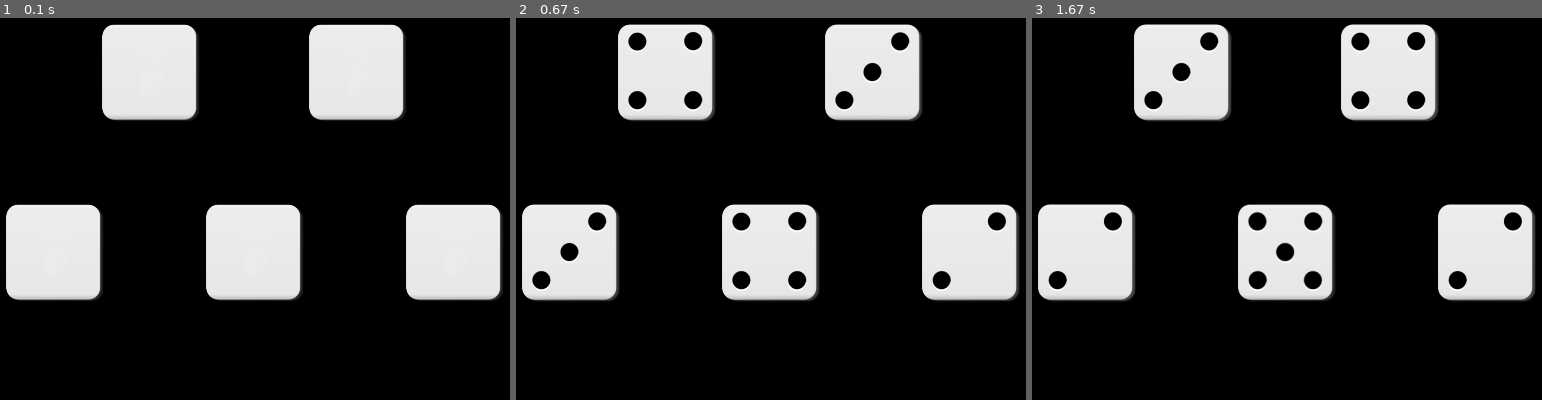
Above: before the commit, frames 1-3 (left to right).
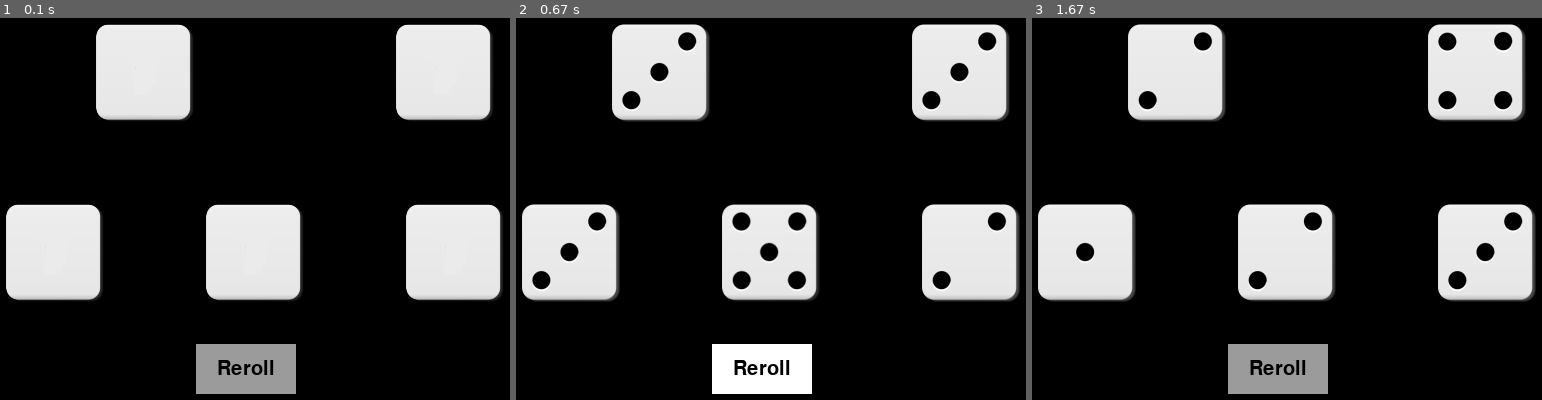
Above: after the commit, the same moments.

Repository: davidercool/pygame-leikir
Game: pygame game, started from dice.py
Same seed, same stepped clock (60 frames per second), same inputs: the game is played once before the commit and once after it.
Inputs (mouse positions are in pixels of both pictures, inside the frame that each line leads up to):
- Up to frame 1 (0.1 s): no input
- Up to frame 2 (0.67 s): click (760, 369) at 0.38 s, where only the run after the commit has a clickable "Reroll"
- Up to frame 3 (1.67 s): click (1358, 186) at 0.72 s

The runs differ from the first frame. In frame 1, 12% of the frame differs, in the area x 18-97%, y 1-99%; in frame 2, 12%; in frame 3, 13%, in the area x 3-97%, y 1-99%.

Commit message:
Kláraði example forrit

Diff:
--- a/dice.py
+++ b/dice.py
@@ -4,13 +4,15 @@
 
 pygame.init()
 
+whiter = (255, 255, 255)
+white = (155, 155, 155)
 black = (0, 0, 0)
 
 display_width = 800
 display_height = 600
 
 dice = ["Images/sd0.png","Images/sd1.png","Images/sd2.png","Images/sd3.png","Images/sd4.png","Images/sd5.png","Images/sd6.png"]
-dx = [display_width*0.32,display_width*0.58,display_width*0.2,display_width*0.45,display_width*0.7]
+dx = [display_width/2-150,display_width/2+150,display_width*0.2,display_width*0.45,display_width*0.7]
 dy = [display_height*0.3,display_height*0.3,display_height*0.6,display_height*0.6,display_height*0.6]
 listofdie = []
 
@@ -22,6 +24,25 @@
 
 dices = pygame.image.load(dice[0])
 
+def button(msg,x,y,w,h,i,a,action=None):
+    mouse = pygame.mouse.get_pos()
+    click = pygame.mouse.get_pressed()
+
+    if x + w > mouse[0] > x and y + h > mouse[1] > y:
+        pygame.draw.rect(gameDisplay, a, (x, y, w, h))
+        if click[0] == 1 and action != None:
+            action()
+    else:
+        pygame.draw.rect(gameDisplay, i, (x, y, w, h))
+
+    smallText = pygame.font.Font("freesansbold.ttf", 20)
+    textSurf, textRect = text_object(msg, smallText)
+    textRect.center = ((x + (w / 2), (y + (h / 2))))
+    gameDisplay.blit(textSurf, textRect)
+
+def text_object(text, font):
+    textSurf = font.render(text, True, black)
+    return textSurf, textSurf.get_rect()
 
 def die(x,y):
     gameDisplay.blit(dices,(x,y))
@@ -54,6 +75,7 @@
         if z > 0 and c == 0:
             reroll()
             c+=1
+        button("Reroll", (display_width/2-50), 500, 100, 50, white, whiter, reroll)
         pygame.display.update()
         clock.tick(60)
 
--- a/testgame.py
+++ b/testgame.py
@@ -22,25 +22,50 @@
 
 man = pygame.image.load('guy.png')
 
+def button(msg,x,y,w,h,i,a,action=None):
+    mouse = pygame.mouse.get_pos()
+    click = pygame.mouse.get_pressed()
+
+    if x + w > mouse[0] > x and y + h > mouse[1] > y:
+        pygame.draw.rect(gameDisplay, a, (x, y, w, h))
+        if click[0] == 1 and action != None:
+            action()
+    else:
+        pygame.draw.rect(gameDisplay, i, (x, y, w, h))
+
+    smallText = pygame.font.Font("freesansbold.ttf", 20)
+    textSurf, textRect = text_object(msg, smallText)
+    textRect.center = ((x + (w / 2), (y + (h / 2))))
+    gameDisplay.blit(textSurf, textRect)
+
 def dodged(count):
     font = pygame.font.SysFont(None, 25)
     text = font.render("Dodged: "+str(count), True, black)
     gameDisplay.blit(text,(0,0))
 
 def candy(candyx,candyy,candyw,candyh,color):
-    pygame.draw.rect(gameDisplay, color, [candyx,candyy,candyw,candyh])
+    rect = pygame.Rect(200,200,100,100)
+    pygame.draw.rect(gameDisplay, color, rect)
 
 def guy(x,y):
     gameDisplay.blit(man,(x,y))
 
+def text_object(text, font):
+    textSurf = font.render(text, True, black)
+    return textSurf, textSurf.get_rect()
 
 def message_display(text):
-    font = pygame.font.SysFont('sysfont.ttf', 115)
-    gameDisplay.blit(font.render(text, True, (0, 0, 0)), ((display_width / 2) - len(text) * 25, 0))
+    largeText = pygame.font.Font('freesansbold.ttf',115)
+    TextSurf, TextRect = text_object(text, largeText)
+    TextRect.center = ((display_width/2),(display_height/2))
+    gameDisplay.blit(TextSurf, TextRect)
+
     pygame.display.update()
+
     time.sleep(2)
 
     game_loop()
+
 
 def death():
     message_display('YOU DIED!')
@@ -50,7 +75,7 @@
 
 def game_intro():
     intro = True
-    text = "cool game"
+    text = "Dodge the squares!"
     while intro:
         for event in pygame.event.get():
             if event.type == pygame.QUIT:
@@ -59,21 +84,10 @@
 
         gameDisplay.fill(white)
         font = pygame.font.SysFont('sysfont.ttf', 115)
-        gameDisplay.blit(font.render(text, True, (0, 0, 0)), ((display_width / 2) - len(text) * 22, display_height/2-100))
+        gameDisplay.blit(font.render(text, True, (0, 0, 0)), ((display_width / 2) - len(text) * 21, display_height/2-100))
 
-        mouse = pygame.mouse.get_pos()
-
-        if 150+100 > mouse[0] > 150 and 450+50 > mouse[1] > 450:
-            pygame.draw.rect(gameDisplay, green, (150, 450, 100, 50))
-        else:
-            pygame.draw.rect(gameDisplay, dark_green, (150,450,100,50))
-        if 550+100 > mouse[0] > 550 and 450+50 > mouse[1] > 450:
-            pygame.draw.rect(gameDisplay, red, (550, 450, 100, 50))
-        else:
-            pygame.draw.rect(gameDisplay, dark_red, (550, 450, 100, 50))
-
-        smallText = pygame.font.Font("freesansbold.ttf",20)
-        textSurf, textRect
+        button("START", 150, 450, 100, 50, dark_green, green, game_loop)
+        button("QUIT", 550, 450, 100, 50, dark_red, red, quit)
 
         pygame.display.update()
         clock.tick(144)
@@ -94,12 +108,12 @@
     candy_startx = random.randrange(0, display_width-candy_width)
     candy_starty = -400
     dodge = 0
-    candy_count = 0
 
     alive = True
 
     while alive:
         for event in pygame.event.get():
+            print(event)
             if event.type == pygame.QUIT:
                 pygame.quit()
                 quit()
@@ -120,13 +134,16 @@
                 if event.key == pygame.K_RIGHT:
                     xpchange = 0
 
+            if event.type == pygame.KEYDOWN:
+                if event.key == pygame.K_ESCAPE:
+                    print('HELP')
+                    game_intro()
         x += xpchange
         x += xmchange
 
         gameDisplay.fill(red)
 
-        for x in range(candy_count):
-            candy(candy_startx, candy_starty, candy_width, candy_height, blue)
+        candy(candy_startx, candy_starty, candy_width, candy_height, blue)
 
         candy_starty += candy_speed
 
@@ -142,8 +159,6 @@
             if candy_speed < 15:
                 candy_speed+=1
                 guy_speed += 1
-            if dodge % 5 == 0:
-                candy_count += 1
 
         pygame.display.update()
 
